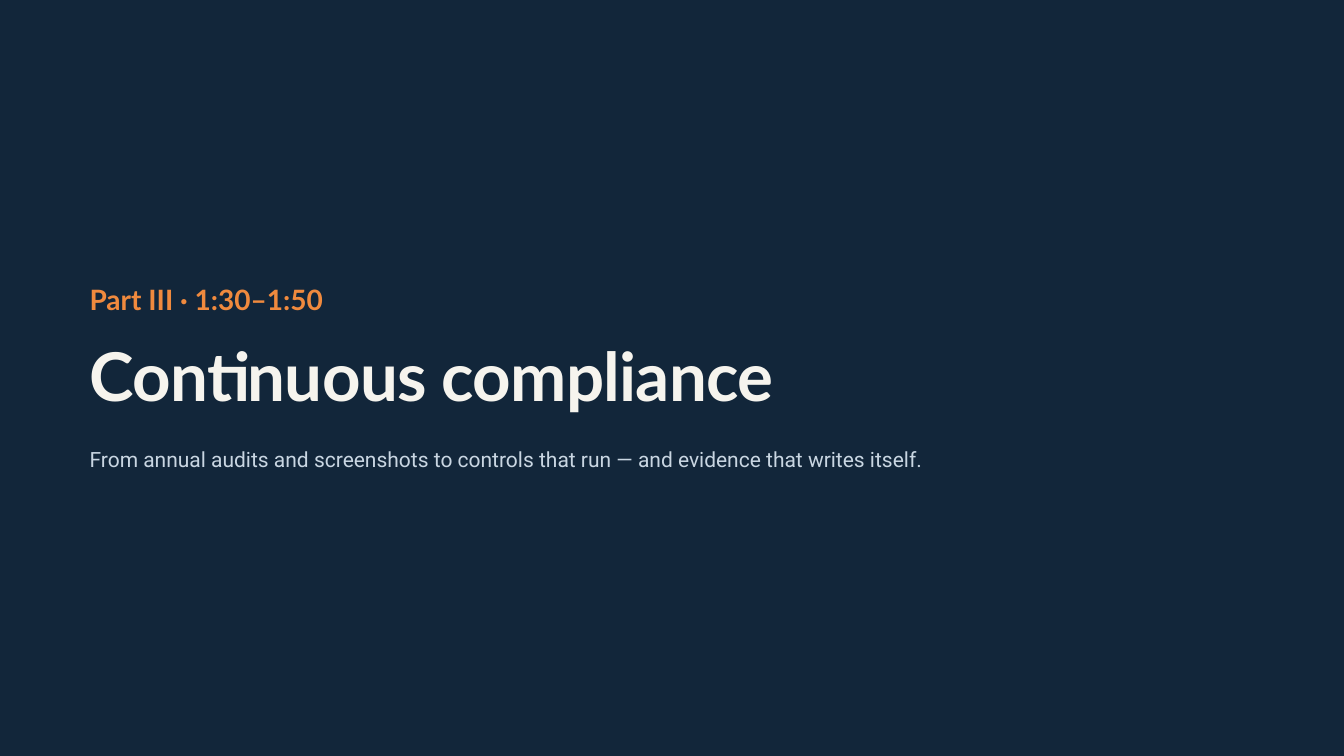
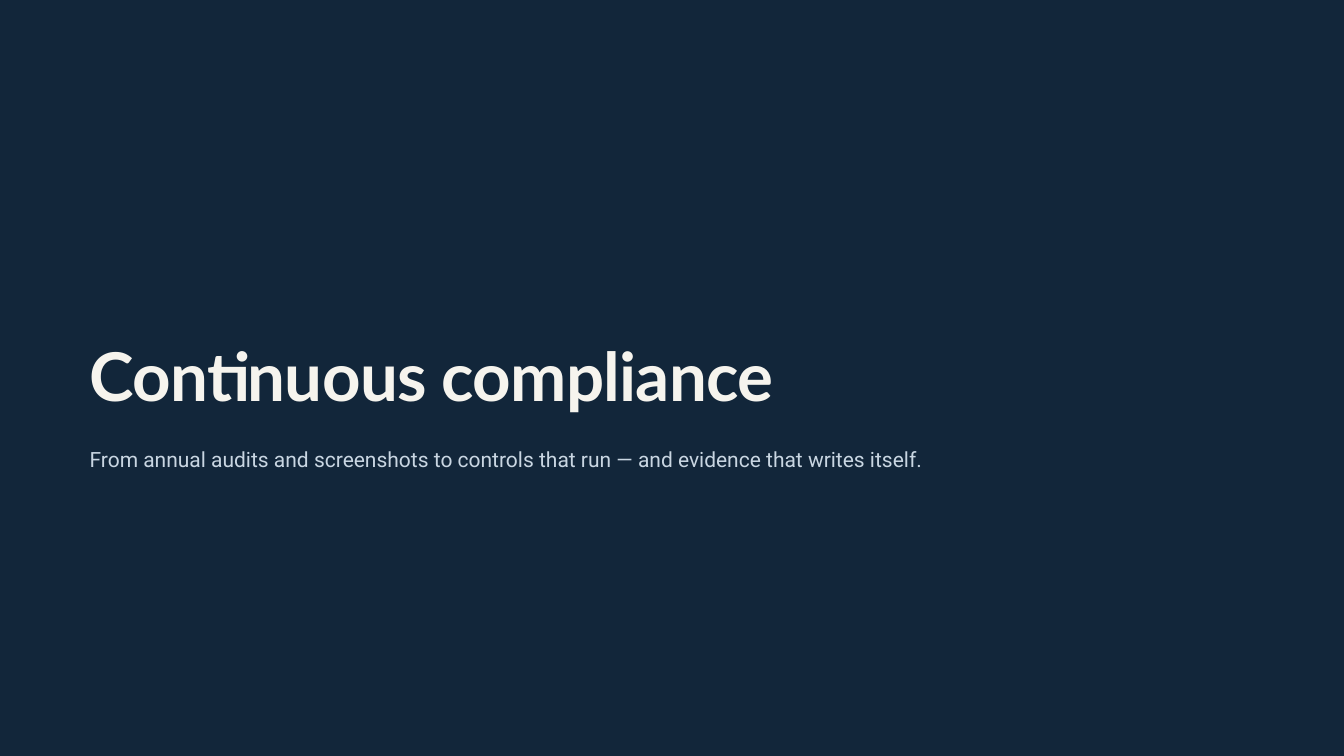
Before and after one commit to SannioEvolution/Material, a slide deck: slide 32 of 22 - Intent-Based Cloud Orchestration & Policy-as-Code for Compliance.pptx (slide 35 before the commit). Drawn at 1344x756 pixels with LibreOffice and Linux fonts; fonts in the diff are those of the drawing. Boxes give left, top, right and bottom in pixels: in the first picture for what was removed or moved away, otherwise in the second. Text is boxed around its words. In the diff, an @@ line names an element or a change of style, - is before the commit and + after.

```diff
--- a/22 - Intent-Based Cloud Orchestration & Policy-as-Code for Compliance.pptx
+++ b/22 - Intent-Based Cloud Orchestration & Policy-as-Code for Compliance.pptx
@@ text removed at box(90, 289, 323, 311) @@
-Part III · 1:30–1:50
```
Also in this commit, not shown: 8 other slides changed, 6 slides added, 4 slides removed, 1 other file.
